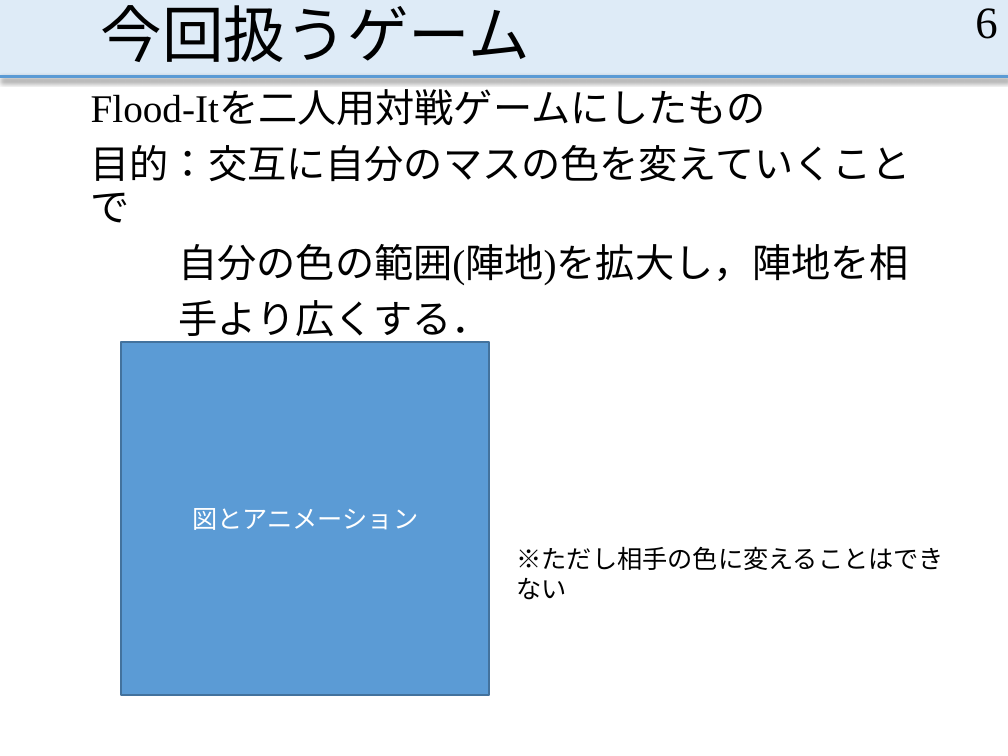
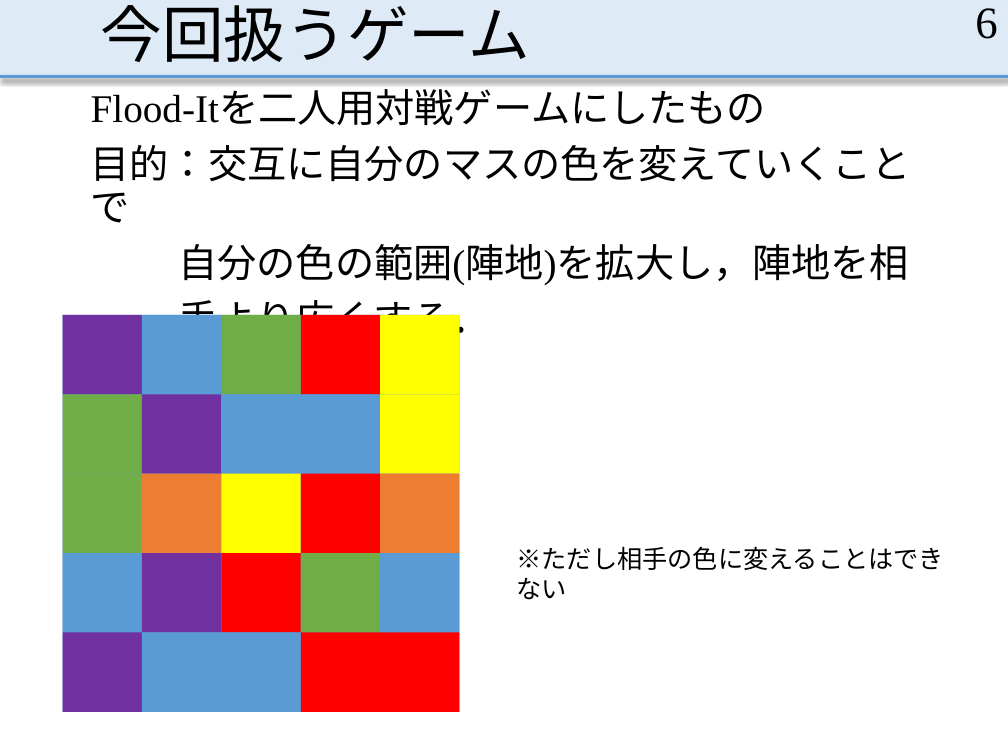
Before and after one commit to MasayaOda/SR, a slide deck: slide 6 of 中間発表.pptx. Drawn at 1008x756 pixels with LibreOffice and Linux fonts; fonts in the diff are those of the drawing. Boxes give left, top, right and bottom in pixels: in the first picture for what was removed or moved away, otherwise in the second. Text is boxed around its words. In the diff, an @@ line names an element or a change of style, - is before the commit and + after.

```diff
--- a/中間発表.pptx
+++ b/中間発表.pptx
@@ rectangle "図とアニメーション": place and size @@
-rectangle "図とアニメーション" at [121, 342, 489, 696]
+rectangle "図とアニメーション" at [62, 314, 460, 712]
@@ rectangle "図とアニメーション" at [62, 314, 460, 712]: outline #43739E 1.5 pt to none @@
@@ rectangle added at [62, 314, 142, 394], fill #7030A0 @@
@@ rectangle added at [142, 314, 222, 394], fill #5B9BD5 @@
@@ rectangle added at [222, 314, 301, 394], fill #70AD47 @@
@@ rectangle added at [300, 314, 380, 394], fill #FF0000 @@
@@ rectangle added at [380, 314, 460, 394], fill #FFFF00 @@
@@ rectangle added at [62, 394, 142, 474], fill #70AD47 @@
@@ rectangle added at [142, 394, 222, 474], fill #7030A0 @@
@@ rectangle added at [222, 394, 301, 474], fill #5B9BD5 @@
@@ rectangle added at [300, 394, 380, 474], fill #5B9BD5 @@
@@ rectangle added at [380, 394, 460, 474], fill #FFFF00 @@
@@ rectangle added at [62, 474, 142, 553], fill #70AD47 @@
@@ rectangle added at [142, 474, 222, 553], fill #ED7D31 @@
@@ rectangle added at [222, 474, 301, 553], fill #FFFF00 @@
@@ rectangle added at [300, 474, 380, 553], fill #FF0000 @@
@@ rectangle added at [380, 474, 460, 553], fill #ED7D31 @@
@@ rectangle added at [62, 553, 142, 633], fill #5B9BD5 @@
@@ rectangle added at [142, 553, 222, 633], fill #7030A0 @@
@@ rectangle added at [222, 553, 301, 633], fill #FF0000 @@
@@ rectangle added at [300, 553, 380, 633], fill #70AD47 @@
@@ rectangle added at [380, 553, 460, 633], fill #5B9BD5 @@
@@ rectangle added at [62, 632, 142, 712], fill #7030A0 @@
@@ rectangle added at [142, 632, 222, 712], fill #5B9BD5 @@
@@ rectangle added at [222, 632, 301, 712], fill #5B9BD5 @@
@@ rectangle added at [300, 632, 380, 712], fill #FF0000 @@
@@ rectangle added at [380, 632, 460, 712], fill #FF0000 @@
```
Also in this commit, not shown: 4 other slides changed.
